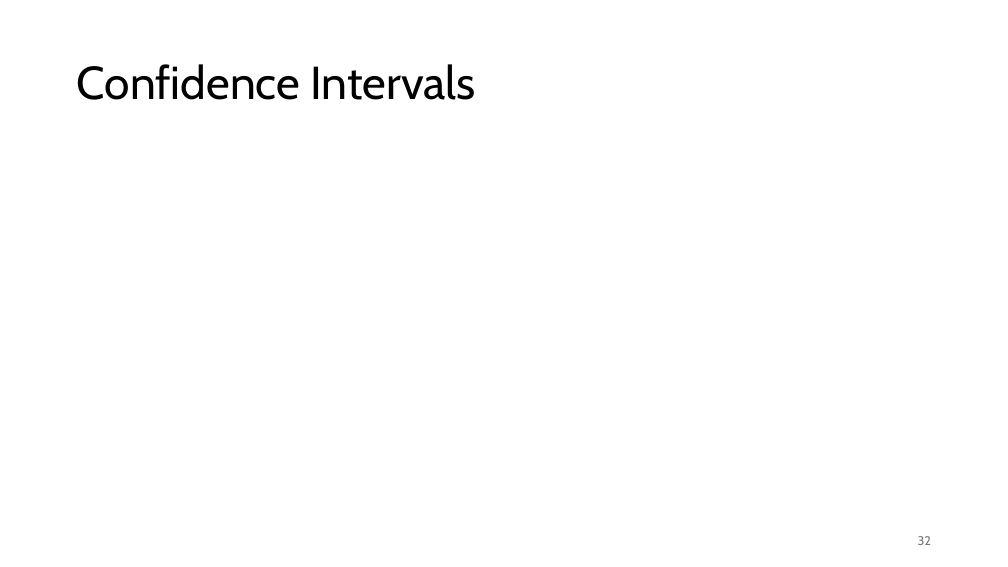
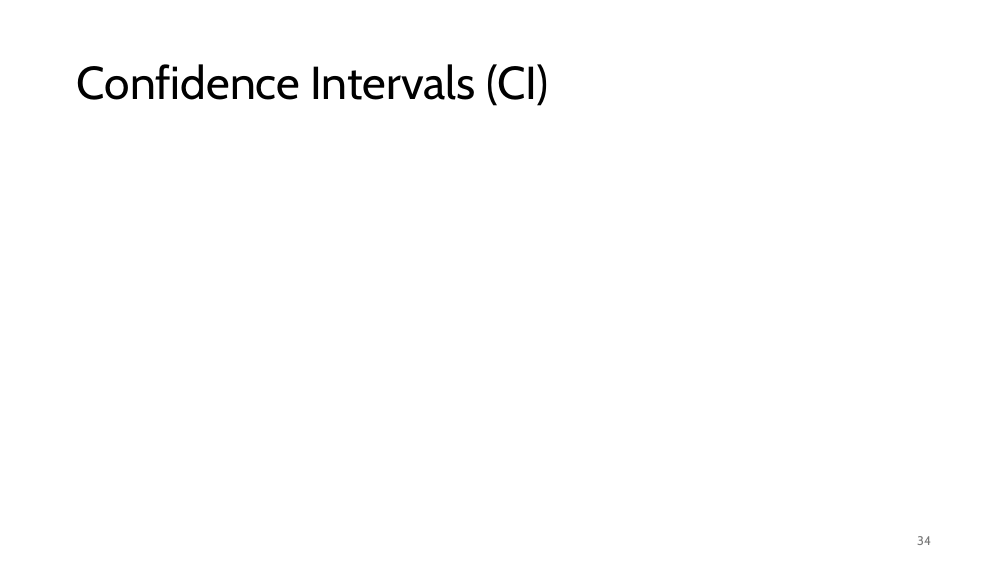
Before and after one commit to FelixWick/data_science, a slide deck: slide 34 of slides/4_parameter_estimation.pptx (slide 32 before the commit). Drawn at 1008x567 pixels with LibreOffice and Linux fonts; fonts in the diff are those of the drawing; grey boxes stand for pictures. Boxes give left, top, right and bottom in pixels: in the first picture for what was removed or moved away, otherwise in the second. Text is boxed around its words. In the diff, an @@ line names an element or a change of style, - is before the commit and + after.

Commit message:
added confidence level

```diff
--- a/slides/4_parameter_estimation.pptx
+++ b/slides/4_parameter_estimation.pptx
@@ title at bbox=[77, 64, 549, 106]: text changed @@
-Confidence Intervals
+Confidence Intervals (CI)
@@ page number at bbox=[917, 536, 931, 545]: text changed @@
-32
+34
```
Also in this commit, not shown: 2 other slides changed, 7 slides added, 2 slides removed, 1 other file.
